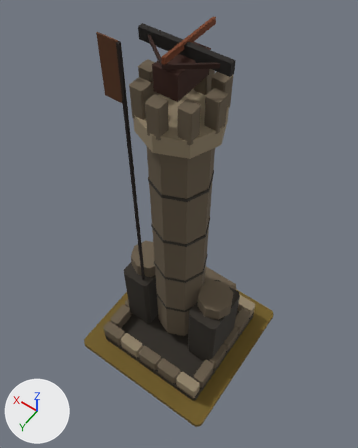
A saved change to the glTF model art/bastion_t6/bastion_t6.glb.
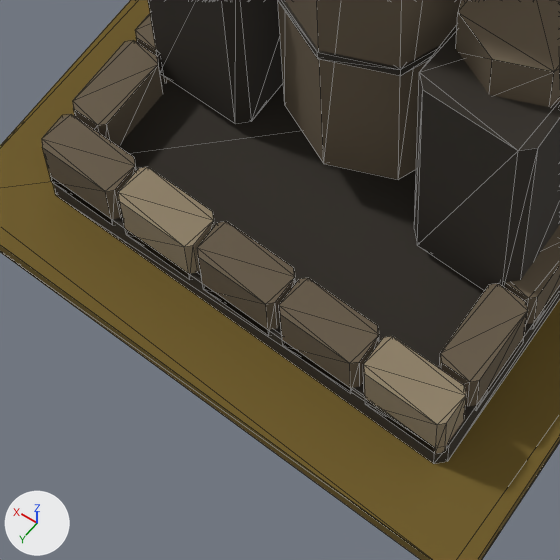
There are two pictures of each version: one whole from a 50 mm camera at (-1.22, 1.72, 4.31) aimed at (0.04, -0.04, 1.54), one close up on the part from 26% to 62% of the width and 66% to 94% of the height. The axes (+X, +Y, +Z) are drawn at lower left. The lights are the same throughout. The older version's two pictures come first. The close-ups show mesh edges as thin lines.

Names of what the first close-up shows: 'MMR | bastion | T06 Architecture.001', 'MMR | bastion | T06 Heavy Buttresses.001', 'MMR | bastion | Tier 06 Ground.001'.
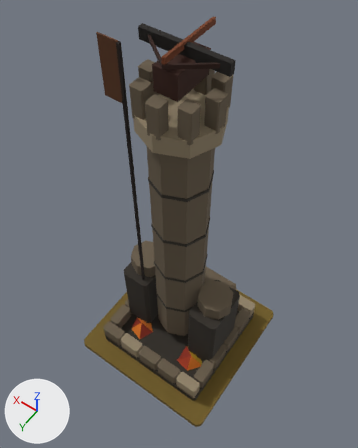
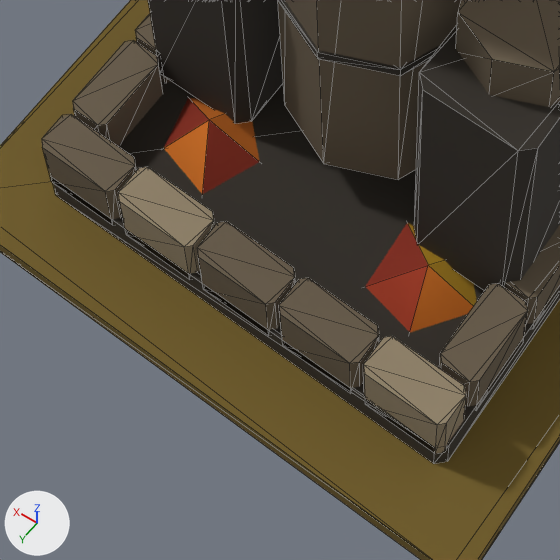
What differs and where, as boxes [x1, y1, x2, y2] in the close-ups (560 x 560 px):
'MMR | bastion | T06 Autumn Dressing.001', added (red)
    after: [164, 97, 477, 332]

What the commit changed:
Mesh me_mmr___bastion___t06_autumn_dressing_001 is new.
It has 24 vertices, 20 faces and spans x -0.417..0.367, y -0.413..0.356, z 0.085..0.185.
It uses material mat_mmr___shared_palette_atlas (picture img_mmr_shared_color_palette_64).
Object 'MMR | bastion | T06 Autumn Dressing.001' (ob_mmr___bastion___t06_autumn_dressing_001) is new; it shows me_mmr___bastion___t06_autumn_dressing_001.
Its location is (0.0, 0.0, 0.05).
